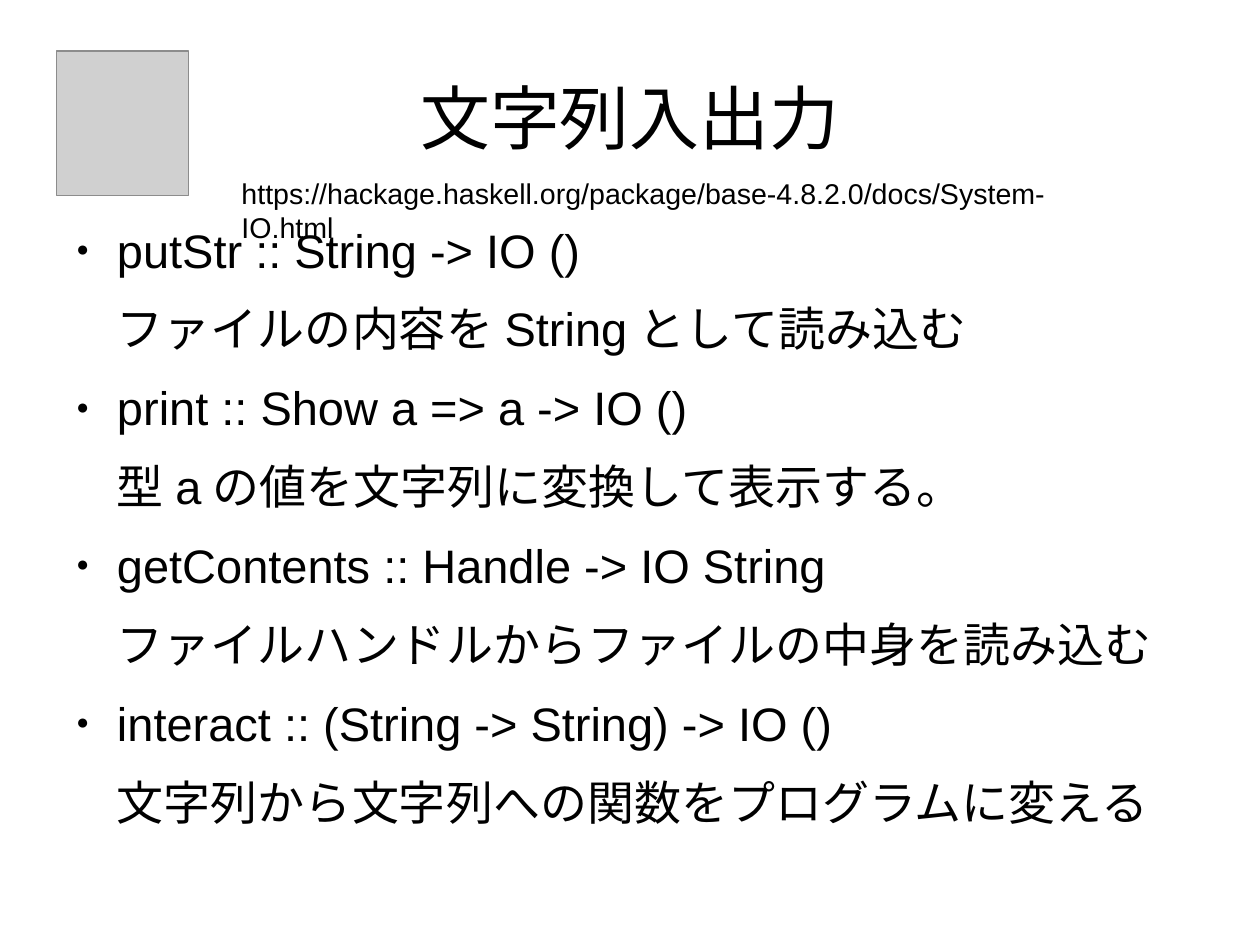
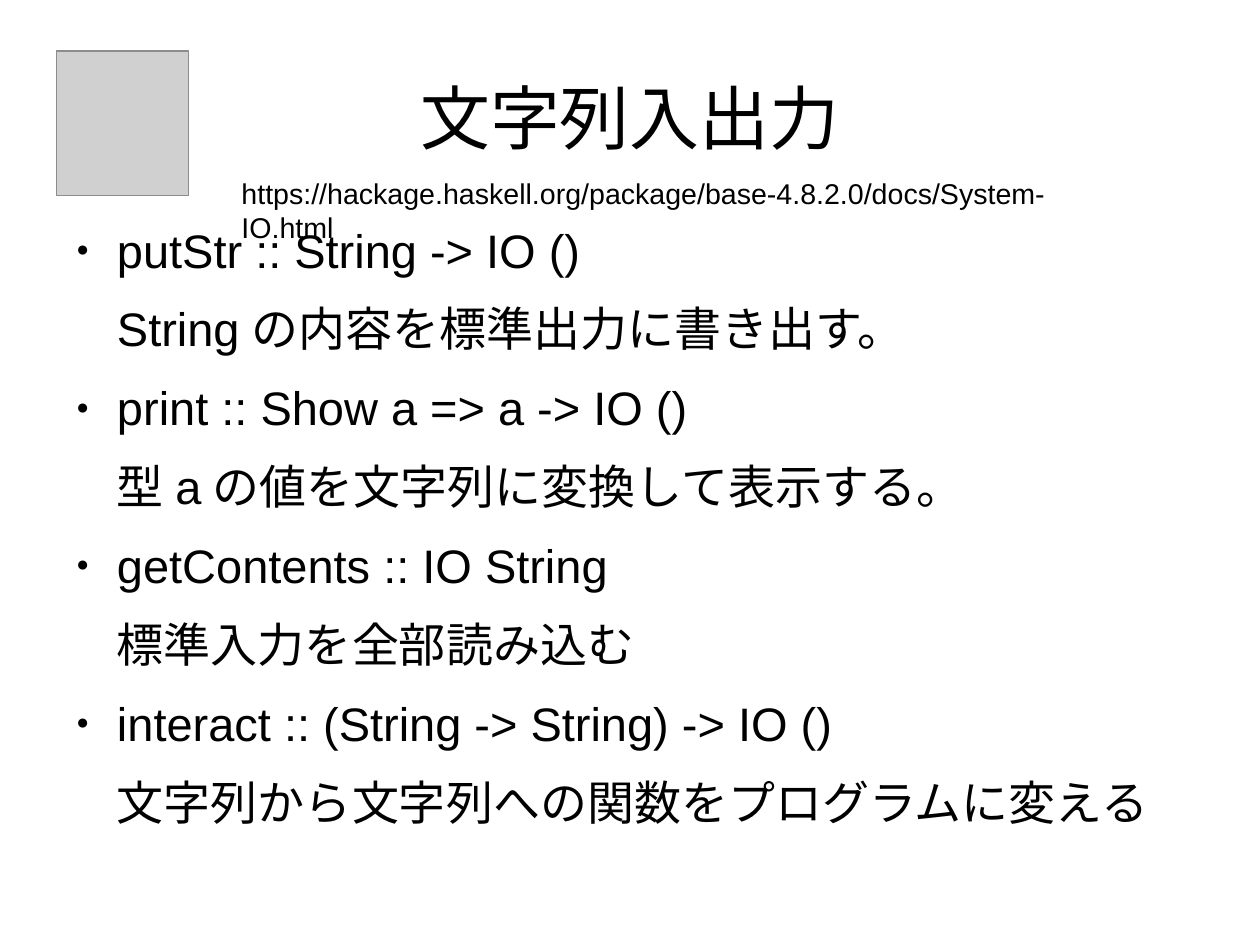
Before and after one commit to nushio3/learn-haskell, a slide deck: slide 23 of Tsukuba-2016.odp. Drawn at 1260x945 pixels with LibreOffice and Linux fonts; fonts in the diff are those of the drawing; grey boxes stand for pictures. Boxes give left, top, right and bottom in pixels: in the first picture for what was removed or moved away, otherwise in the second. Text is boxed around its words. In the diff, an @@ line names an element or a change of style, - is before the commit and + after.

```diff
--- a/Tsukuba-2016.odp
+++ b/Tsukuba-2016.odp
@@ text at box(251, 306, 904, 350): text changed @@
-ファイルの内容をStringとして読み込む
+Stringの内容を標準出力に書き出す。
@@ text at box(117, 549, 634, 666): text changed @@
-● getContents :: Handle -> IO String
-ファイルハンドルからファイルの中身を読み込む
+● getContents :: IO String
+標準入力を全部読み込む
```
Also in this commit, not shown: 1 other file.
